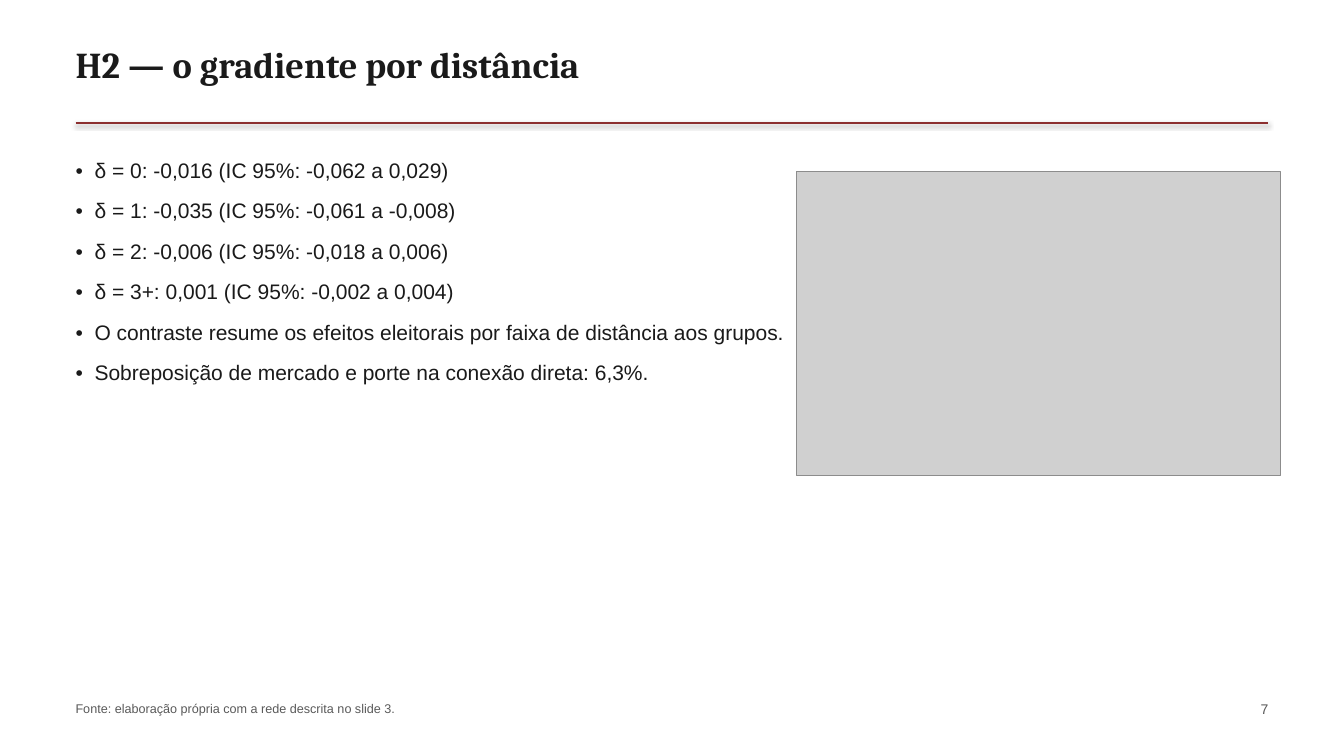
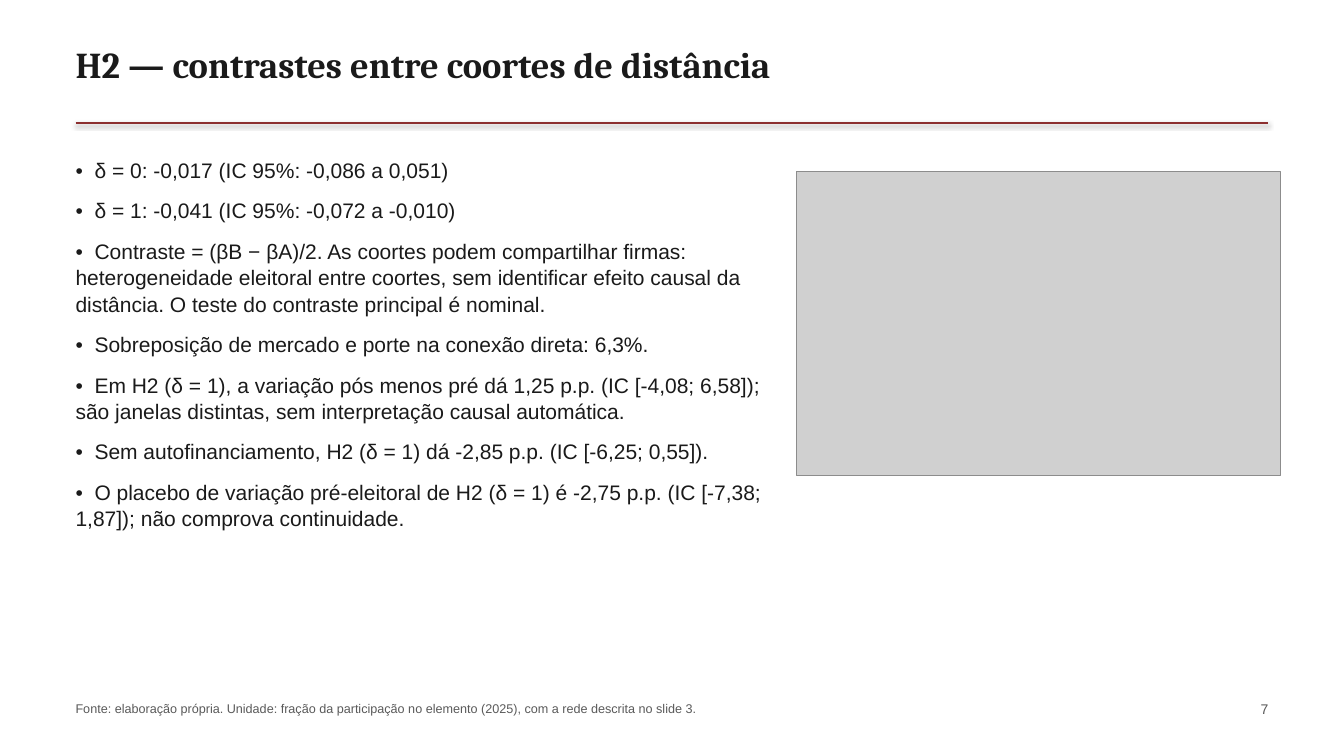
Before and after one commit to rafaelt0/redes-economicas-e-sociais-2, a slide deck: slide 7 of output/deck.pptx. Drawn at 1344x756 pixels with LibreOffice and Linux fonts; fonts in the diff are those of the drawing; grey boxes stand for pictures. Boxes give left, top, right and bottom in pixels: in the first picture for what was removed or moved away, otherwise in the second. Text is boxed around its words. In the diff, an @@ line names an element or a change of style, - is before the commit and + after.

```diff
--- a/output/deck.pptx
+++ b/output/deck.pptx
@@ text at <box>76,52,770,79</box>: text changed @@
-H2 — o gradiente por distância
+H2 — contrastes entre coortes de distância
@@ text at <box>76,162,740,316</box>: text changed @@
-• δ = 0: -0,016 (IC 95%: -0,062 a 0,029)
-• δ = 1: -0,035 (IC 95%: -0,061 a -0,008)
-• δ = 2: -0,006 (IC 95%: -0,018 a 0,006)
-• δ = 3+: 0,001 (IC 95%: -0,002 a 0,004)
-• O contraste resume os efeitos eleitorais por faixa de distância aos grupos.
+• δ = 0: -0,017 (IC 95%: -0,086 a 0,051)
+• δ = 1: -0,041 (IC 95%: -0,072 a -0,010)
+• Contraste = (βB − βA)/2. As coortes podem compartilhar firmas: heterogeneidade eleitoral entre coortes, sem identificar efeito causal da distância. O teste do contraste principal é nominal.
@@ text at <box>76,377,760,531</box>: paragraphs added @@
+• Em H2 (δ = 1), a variação pós menos pré dá 1,25 p.p. (IC [-4,08; 6,58]); são janelas distintas, sem interpretação causal automática.
+• Sem autofinanciamento, H2 (δ = 1) dá -2,85 p.p. (IC [-6,25; 0,55]).
+• O placebo de variação pré-eleitoral de H2 (δ = 1) é -2,75 p.p. (IC [-7,38; 1,87]); não comprova continuidade.
@@ text at <box>76,703,697,716</box>: text changed @@
-Fonte: elaboração própria com a rede descrita no slide 3.
+Fonte: elaboração própria. Unidade: fração da participação no elemento (2025), com a rede descrita no slide 3.
```
Also in this commit, not shown: 11 other slides changed, 16 other files.
